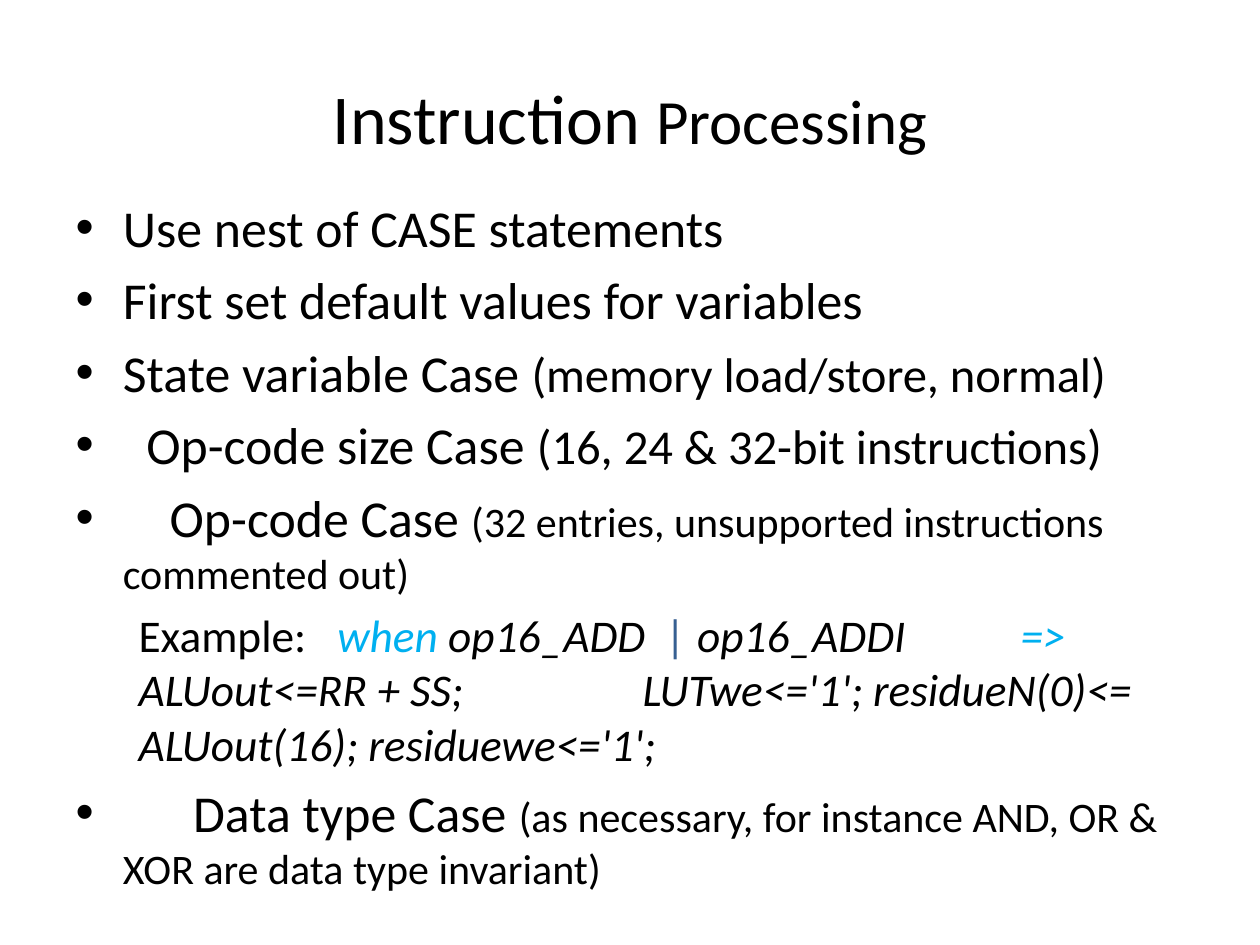
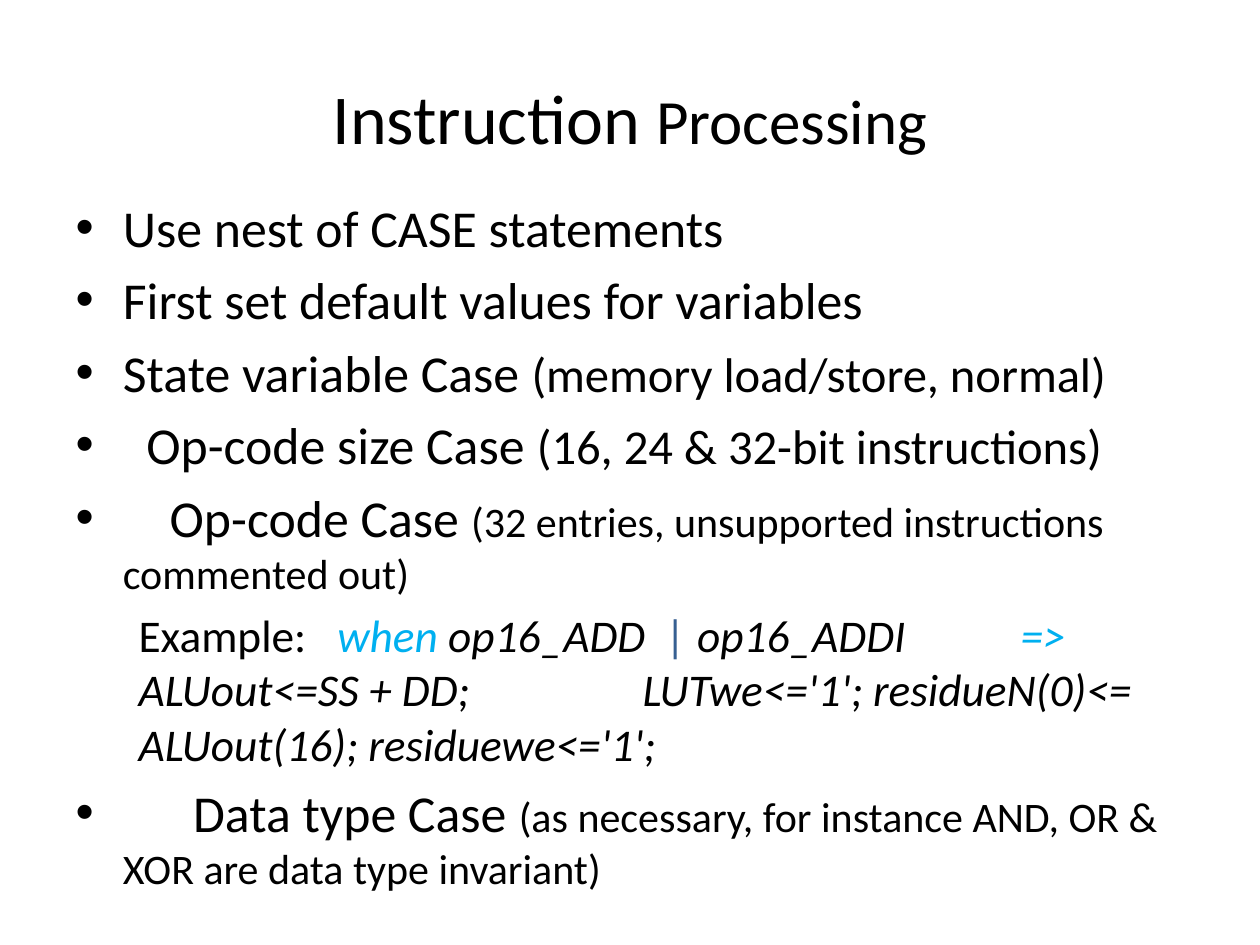
Before and after one commit to jimbrake/TROC16_16, a slide deck: slide 25 of DIY_soft-core_uP.pptx (slide 24 before the commit). Drawn at 1260x945 pixels with LibreOffice and Linux fonts; fonts in the diff are those of the drawing. Boxes give left, top, right and bottom in pixels: in the first picture for what was removed or moved away, otherwise in the second. Text is boxed around its words. In the diff, an @@ line names an element or a change of style, - is before the commit and + after.

```diff
--- a/DIY_soft-core_uP.pptx
+++ b/DIY_soft-core_uP.pptx
@@ text at box(139, 620, 1131, 767): text changed @@
-  Example: when op16_ADD | op16_ADDI => ALUout<=RR + SS; LUTwe<='1'; residueN(0)<= ALUout(16); residuewe<='1';
+  Example: when op16_ADD | op16_ADDI => ALUout<=SS + DD; LUTwe<='1'; residueN(0)<= ALUout(16); residuewe<='1';
```
Also in this commit, not shown: 12 other slides changed, 1 slide added.
